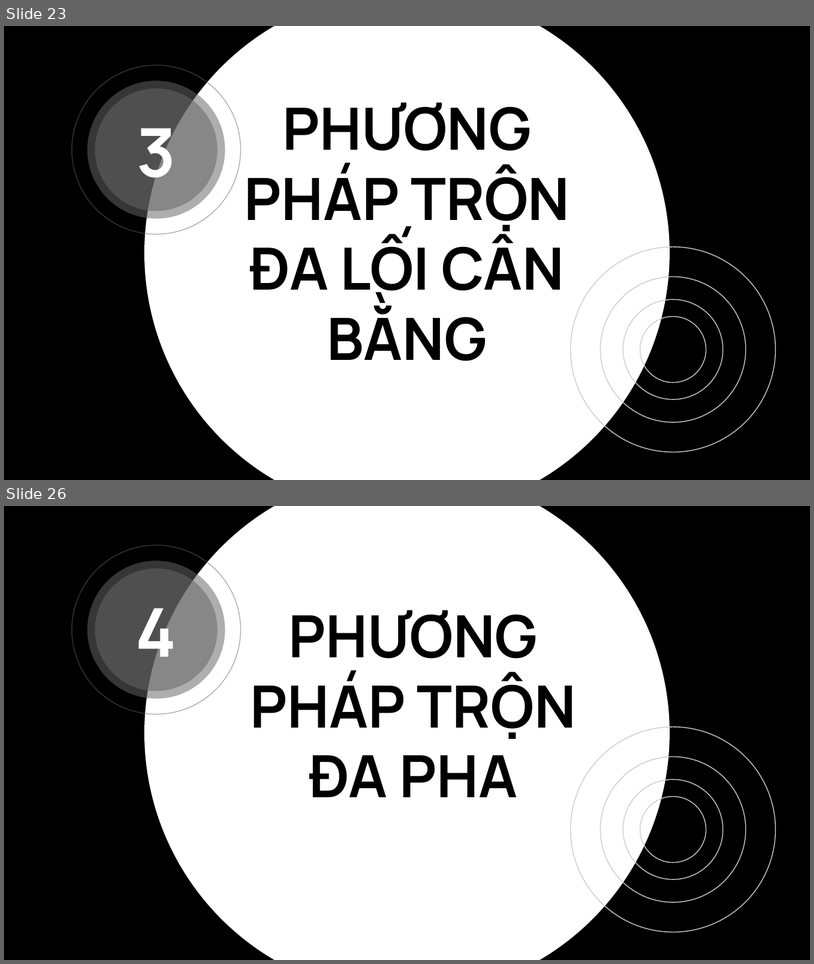
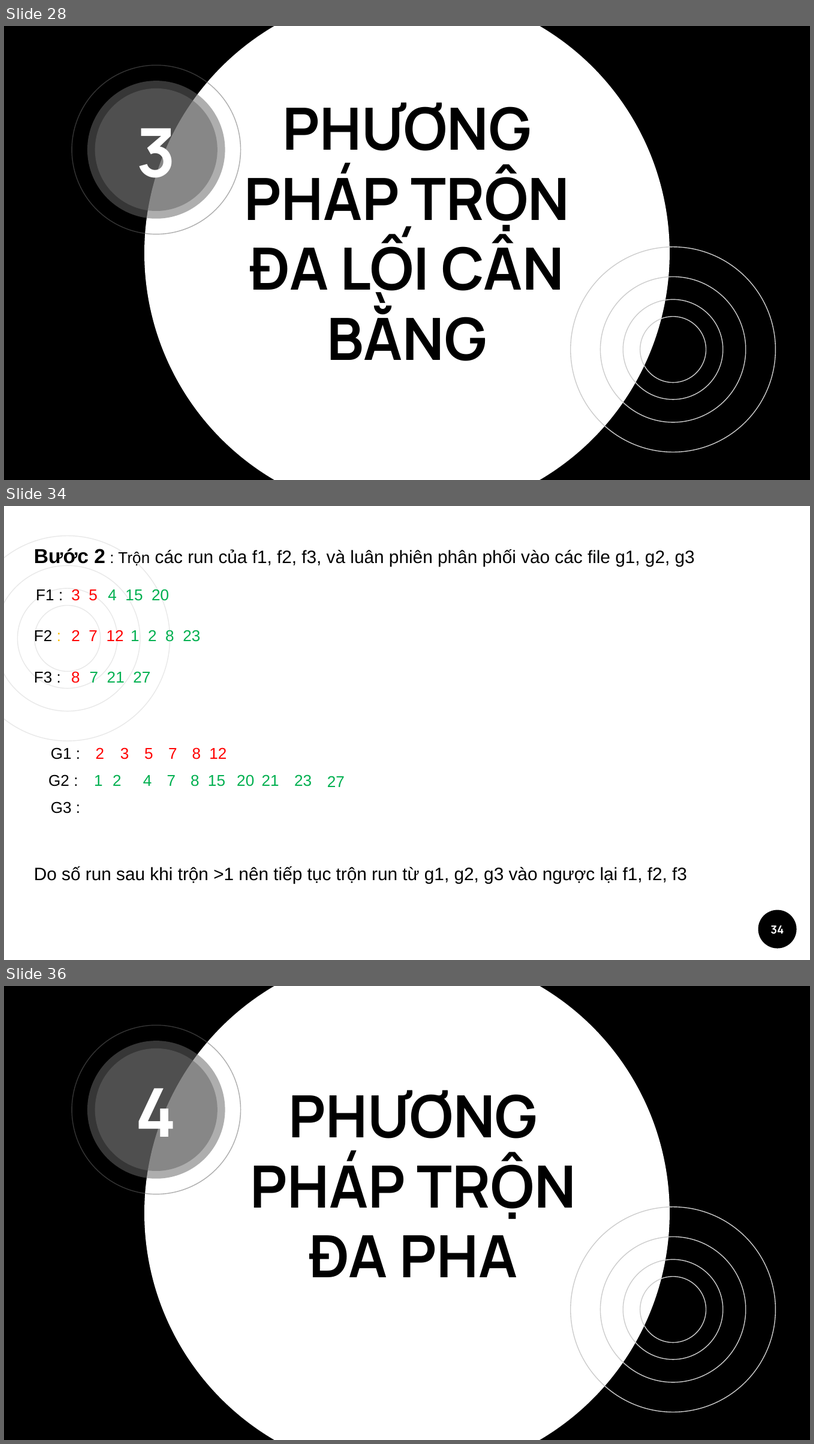
Before and after one commit to Nhatthanh1/CS523_N05, a slide deck: ExternalSort/ESshow.pptx. Shown one above the other, each under a label of ours: slides 23 and 26 before the commit, slides 28, 34 and 36 after it; the slides between them are not shown. The pictures are 814x964 and 814x1444 pixels, drawn with LibreOffice and Linux fonts; fonts in the diff are those of the drawing. Boxes give left, top, right and bottom in pixels: in the first picture for what was removed or moved away, otherwise in the second. Text is boxed around its words. In the diff, an @@ line names an element or a change of style, - is before the commit and + after.

```diff
--- a/ExternalSort/ESshow.pptx
+++ b/ExternalSort/ESshow.pptx
@@ slide 34 added at (x1=4, y1=506, x2=810, y2=960), background #FFFFFF @@
@@ text added at (x1=34, y1=548, x2=695, y2=567), 16 pt, text #000000 @@
+Bước 2 : Trộn các run của f1, f2, f3, và luân phiên phân phối vào các file g1, g2, g3
@@ text added at (x1=36, y1=589, x2=54, y2=600), 14 pt, text #000000 @@
+F1 :
@@ text added at (x1=71, y1=589, x2=98, y2=601), 14 pt, text #FF0000 @@
+3 5
@@ text added at (x1=108, y1=589, x2=169, y2=601), 14 pt, text #00B050 @@
+4 15 20
@@ group added at (x1=4, y1=536, x2=170, y2=741): 4 ellipses @@
@@ text added at (x1=34, y1=630, x2=52, y2=641), 14 pt, text #000000 @@
+F2 :
@@ text added at (x1=71, y1=630, x2=124, y2=641), 14 pt, text #FF0000 @@
+2 7 12
@@ text added at (x1=131, y1=630, x2=200, y2=642), 14 pt, text #00B050 @@
+1 2 8 23
@@ text added at (x1=34, y1=671, x2=52, y2=683), 14 pt, text #000000 @@
+F3 :
@@ text added at (x1=71, y1=671, x2=80, y2=683), 14 pt, text #FF0000 @@
+8
@@ text added at (x1=90, y1=671, x2=150, y2=682), 14 pt, text #00B050 @@
+7 21 27
@@ text added at (x1=51, y1=747, x2=72, y2=759), 14 pt, text #000000 @@
+G1 :
@@ text added at (x1=96, y1=747, x2=105, y2=759), 14 pt, text #FF0000 @@
+2
@@ text added at (x1=120, y1=747, x2=129, y2=759), 14 pt, text #FF0000 @@
+3
@@ text added at (x1=144, y1=748, x2=153, y2=759), 14 pt, text #FF0000 @@
+5
@@ text added at (x1=168, y1=748, x2=177, y2=759), 14 pt, text #FF0000 @@
+7
@@ text added at (x1=192, y1=747, x2=201, y2=759), 14 pt, text #FF0000 @@
+8
@@ text added at (x1=209, y1=747, x2=227, y2=759), 14 pt, text #FF0000 @@
+12
@@ text added at (x1=48, y1=774, x2=69, y2=786), 14 pt, text #000000 @@
+G2 :
@@ text added at (x1=94, y1=775, x2=103, y2=786), 14 pt, text #00B050 @@
+1
@@ text added at (x1=113, y1=774, x2=122, y2=786), 14 pt, text #00B050 @@
+2
@@ text added at (x1=143, y1=775, x2=152, y2=786), 14 pt, text #00B050 @@
+4
@@ text added at (x1=167, y1=775, x2=176, y2=786), 14 pt, text #00B050 @@
+7
@@ text added at (x1=191, y1=774, x2=200, y2=786), 14 pt, text #00B050 @@
+8
@@ text added at (x1=208, y1=775, x2=225, y2=786), 14 pt, text #00B050 @@
+15
@@ text added at (x1=237, y1=774, x2=254, y2=786), 14 pt, text #00B050 @@
+20
@@ text added at (x1=262, y1=774, x2=279, y2=786), 14 pt, text #00B050 @@
+21
@@ text added at (x1=294, y1=774, x2=312, y2=786), 14 pt, text #00B050 @@
+23
@@ text added at (x1=327, y1=775, x2=345, y2=787), 14 pt, text #00B050 @@
+27
@@ text added at (x1=51, y1=801, x2=72, y2=813), 14 pt, text #000000 @@
+G3 :
@@ text added at (x1=34, y1=866, x2=687, y2=883), 16 pt, text #000000 @@
+Do số run sau khi trộn >1 nên tiếp tục trộn run từ g1, g2, g3 vào ngược lại f1, f2, f3
@@ ellipse added at (x1=759, y1=909, x2=797, y2=948), fill #000000 @@
@@ page number added at (x1=771, y1=925, x2=784, y2=934), 10 pt, text #FFFFFF, bold @@
+34
@@ what was slide 23 is now slide 28 @@
@@ what was slide 26 is now slide 36 @@
```
Also in this commit, not shown: 7 slides changed, 10 other slides added, 1 slide removed.
